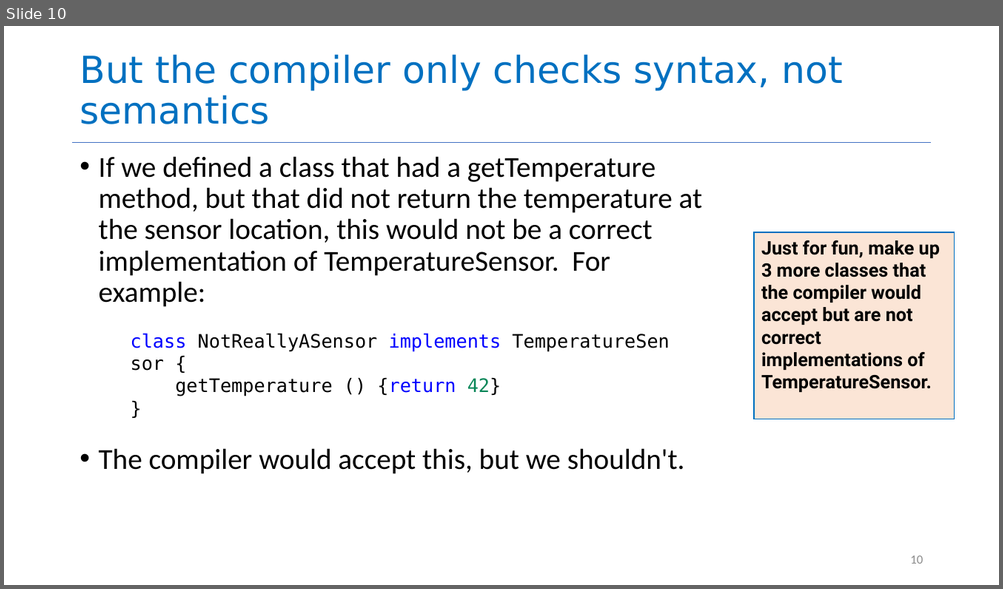
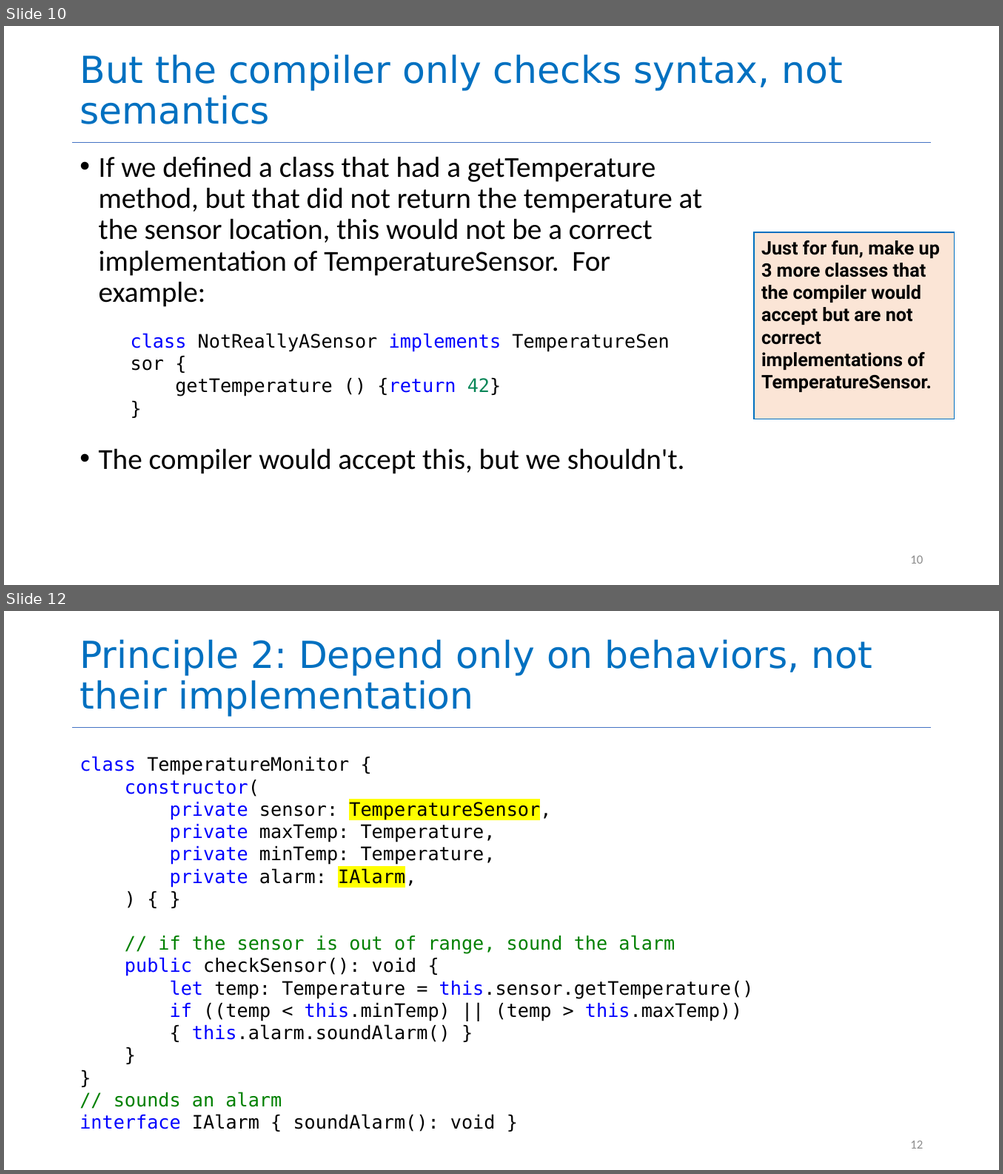
Before and after one commit to neu-se/CS4530-CS5500-Spring-2021, a slide deck: Slides/Lesson 1.3 Object-Oriented Principles.pptx. Shown one above the other, each under a label of ours: slide 10 before the commit, slides 10 and 12 after it; the slides between them are not shown. The pictures are 1003x589 and 1003x1174 pixels, drawn with LibreOffice and Linux fonts; fonts in the diff are those of the drawing. Boxes give left, top, right and bottom in pixels: in the first picture for what was removed or moved away, otherwise in the second. Text is boxed around its words. In the diff, an @@ line names an element or a change of style, - is before the commit and + after.

```diff
--- a/Slides/Lesson 1.3 Object-Oriented Principles.pptx
+++ b/Slides/Lesson 1.3 Object-Oriented Principles.pptx
@@ slide 12 added at <box>4,611,999,1170</box>, background #FFFFFF; not listed: 1 template element that a slide beside it also shows @@
@@ title added at <box>79,639,872,717</box>, 36 pt, text #0070C0 @@
+Principle 2: Depend only on behaviors, not their implementation
@@ text added at <box>79,756,754,1132</box>, 18 pt, text #000000 @@
+class TemperatureMonitor {
+constructor(
+private sensor: TemperatureSensor,
+private maxTemp: Temperature,
+private minTemp: Temperature,
+private alarm: IAlarm,
+) { }
+// if the sensor is out of range, sound the alarm
+public checkSensor(): void {
+let temp: Temperature = this.sensor.getTemperature()
+if ((temp < this.minTemp) || (temp > this.maxTemp))
+{ this.alarm.soundAlarm() }
+}
+}
+// sounds an alarm
+interface IAlarm { soundAlarm(): void }
@@ page number added at <box>910,1141,922,1149</box>, 12 pt, text #8C8C8C @@
+12
```
Also in this commit, not shown: 17 slides changed, 2 other slides added, 3 other files.
